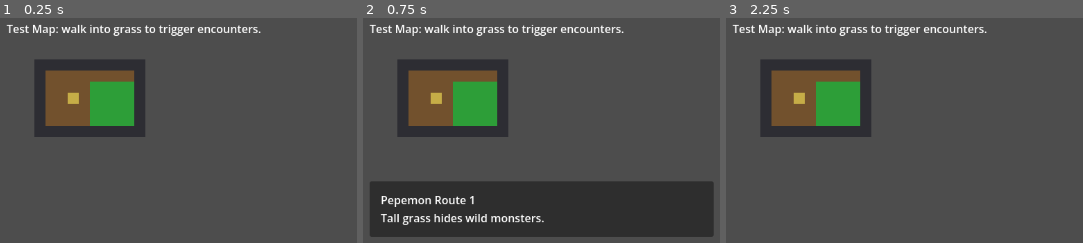
Above: before the commit, frames 1-3 (left to right).
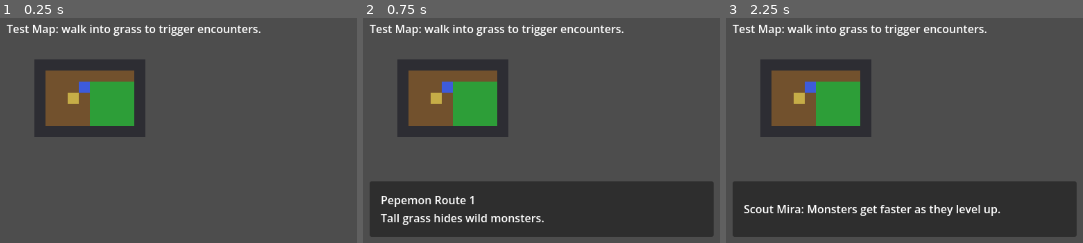
Above: after the commit, the same moments.

Repository: CHEESEMARSHALL/pepemon
Game: Godot game, scene res://scenes/game/GameRoot.tscn
Same seed, same stepped clock (60 frames per second), same inputs: the game is played once before the commit and once after it.
Inputs (mouse positions are in pixels of both pictures, inside the frame that each line leads up to):
- Up to frame 1 (0.25 s): no input
- Up to frame 2 (0.75 s): tap Enter (ui_accept) at 0.5 s; move the mouse to (outside the picture) at 0.52 s; hold Up (ui_up) from 0.53 s (still down); click (outside the picture) at 0.67 s
- Up to frame 3 (2.25 s): tap Enter (ui_accept) at 0.77, 1.25, 2 s; release Up (ui_up) at 1.25 s; drag from (outside the picture) to (outside the picture) at 1.27 s; move the mouse to (875, 162) at 2.02 s; hold Left (ui_left) from 2.03 s (still down)

The runs differ from the first frame. In frame 1, 0.2% of the frame differs, in the area x 22-26%, y 28-34%; in frame 2, 0.2%; in frame 3, 23%, in the area x 1-99%, y 28-98%.

Commit message:
Add test NPC overworld dialogue

Diff:
--- a/scenes/overworld/Overworld.gd
+++ b/scenes/overworld/Overworld.gd
@@ -6,6 +6,7 @@
 const GRASS_TILE := Vector2i(1, 0)
 const WALL_TILE := Vector2i(2, 0)
 const SIGN_TILE := Vector2i(3, 0)
+const NPC_TILE := Vector2i(4, 0)
 const TERRAIN_DATA_KEY := "terrain"
 const BLOCKED_DATA_KEY := "blocked"
 const INTERACTION_TEXT_DATA_KEY := "interaction_text"
@@ -13,7 +14,9 @@
 const TERRAIN_GRASS := "Grass"
 const TERRAIN_WALL := "Wall"
 const TERRAIN_SIGN := "Sign"
+const TERRAIN_NPC := "NPC"
 const SIGN_MESSAGE := "Pepemon Route 1\nTall grass hides wild monsters."
+const NPC_MESSAGE := "Scout Mira: Monsters get faster as they level up."
 
 @onready var _player := %Player as PlayerController
 @onready var _ground_tile_map := %GroundTileMap as TileMap
@@ -63,6 +66,7 @@
 			_ground_tile_map.set_cell(0, Vector2i(x, y), SOURCE_ID, GRASS_TILE)
 
 	_ground_tile_map.set_cell(0, Vector2i(7, 8), SOURCE_ID, SIGN_TILE)
+	_ground_tile_map.set_cell(0, Vector2i(8, 7), SOURCE_ID, NPC_TILE)
 
 
 func _create_test_tile_set() -> TileSet:
@@ -78,11 +82,12 @@
 	tile_set.set_custom_data_layer_name(2, INTERACTION_TEXT_DATA_KEY)
 	tile_set.set_custom_data_layer_type(2, TYPE_STRING)
 
-	var image := Image.create(CELL_SIZE.x * 4, CELL_SIZE.y, false, Image.FORMAT_RGBA8)
+	var image := Image.create(CELL_SIZE.x * 5, CELL_SIZE.y, false, Image.FORMAT_RGBA8)
 	image.fill_rect(Rect2i(Vector2i.ZERO, CELL_SIZE), Color(0.45, 0.32, 0.18))
 	image.fill_rect(Rect2i(Vector2i(CELL_SIZE.x, 0), CELL_SIZE), Color(0.18, 0.62, 0.22))
 	image.fill_rect(Rect2i(Vector2i(CELL_SIZE.x * 2, 0), CELL_SIZE), Color(0.18, 0.18, 0.2))
 	image.fill_rect(Rect2i(Vector2i(CELL_SIZE.x * 3, 0), CELL_SIZE), Color(0.78, 0.68, 0.28))
+	image.fill_rect(Rect2i(Vector2i(CELL_SIZE.x * 4, 0), CELL_SIZE), Color(0.24, 0.36, 0.86))
 
 	var texture := ImageTexture.create_from_image(image)
 	var source := TileSetAtlasSource.new()
@@ -92,6 +97,7 @@
 	source.create_tile(GRASS_TILE)
 	source.create_tile(WALL_TILE)
 	source.create_tile(SIGN_TILE)
+	source.create_tile(NPC_TILE)
 
 	tile_set.add_source(source, SOURCE_ID)
 	source.get_tile_data(DIRT_TILE, 0).set_custom_data(TERRAIN_DATA_KEY, TERRAIN_DIRT)
@@ -103,6 +109,9 @@
 	source.get_tile_data(SIGN_TILE, 0).set_custom_data(TERRAIN_DATA_KEY, TERRAIN_SIGN)
 	source.get_tile_data(SIGN_TILE, 0).set_custom_data(BLOCKED_DATA_KEY, true)
 	source.get_tile_data(SIGN_TILE, 0).set_custom_data(INTERACTION_TEXT_DATA_KEY, SIGN_MESSAGE)
+	source.get_tile_data(NPC_TILE, 0).set_custom_data(TERRAIN_DATA_KEY, TERRAIN_NPC)
+	source.get_tile_data(NPC_TILE, 0).set_custom_data(BLOCKED_DATA_KEY, true)
+	source.get_tile_data(NPC_TILE, 0).set_custom_data(INTERACTION_TEXT_DATA_KEY, NPC_MESSAGE)
 	return tile_set
 
 
--- a/scripts/tests/ValidateOverworldInteraction.gd
+++ b/scripts/tests/ValidateOverworldInteraction.gd
@@ -55,5 +55,25 @@
 		quit(1)
 		return
 
-	print("Overworld interaction validation passed: sign dialogue opens, locks, and closes.")
+	var position_before_npc_step := player.global_position
+	Input.action_press("ui_up")
+	await process_frame
+	await create_timer(player.move_time + 0.05).timeout
+	Input.action_release("ui_up")
+	await process_frame
+
+	if not player.global_position.is_equal_approx(position_before_npc_step):
+		push_error("Blocked NPC tile allowed the player to move into it.")
+		quit(1)
+		return
+
+	player.interact()
+	await process_frame
+
+	if not dialogue_panel.visible or not dialogue_label.text.contains("Scout Mira"):
+		push_error("Facing the NPC did not show NPC dialogue.")
+		quit(1)
+		return
+
+	print("Overworld interaction validation passed: sign and NPC dialogue open, lock, and close.")
 	quit()
